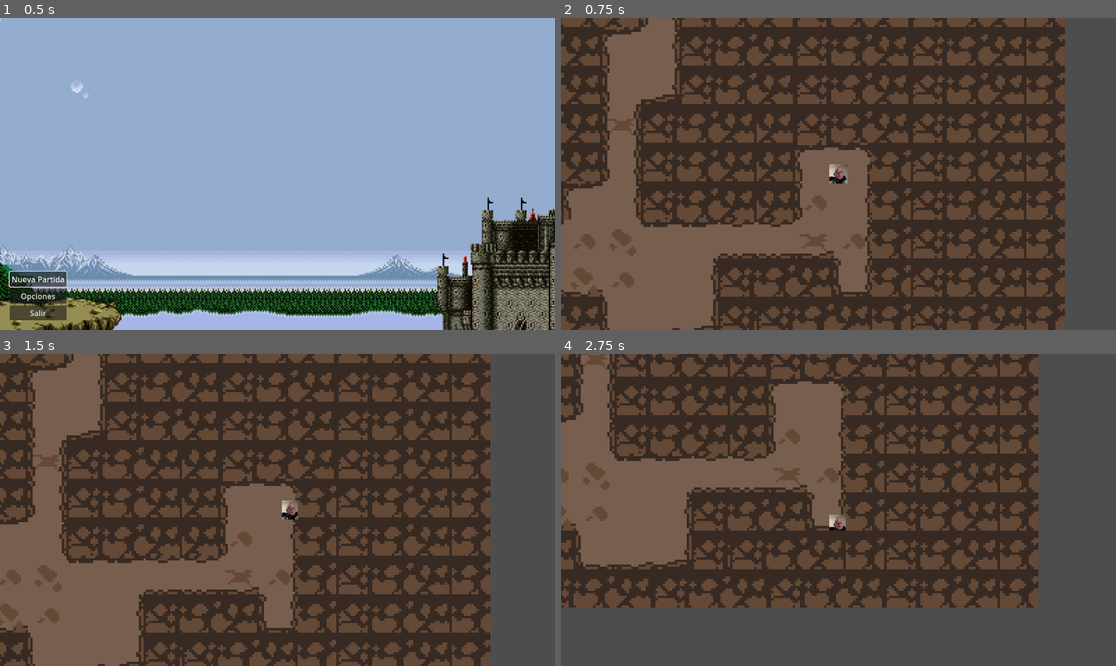
Above: before the commit, frames 1-4 (two rows, left to right).
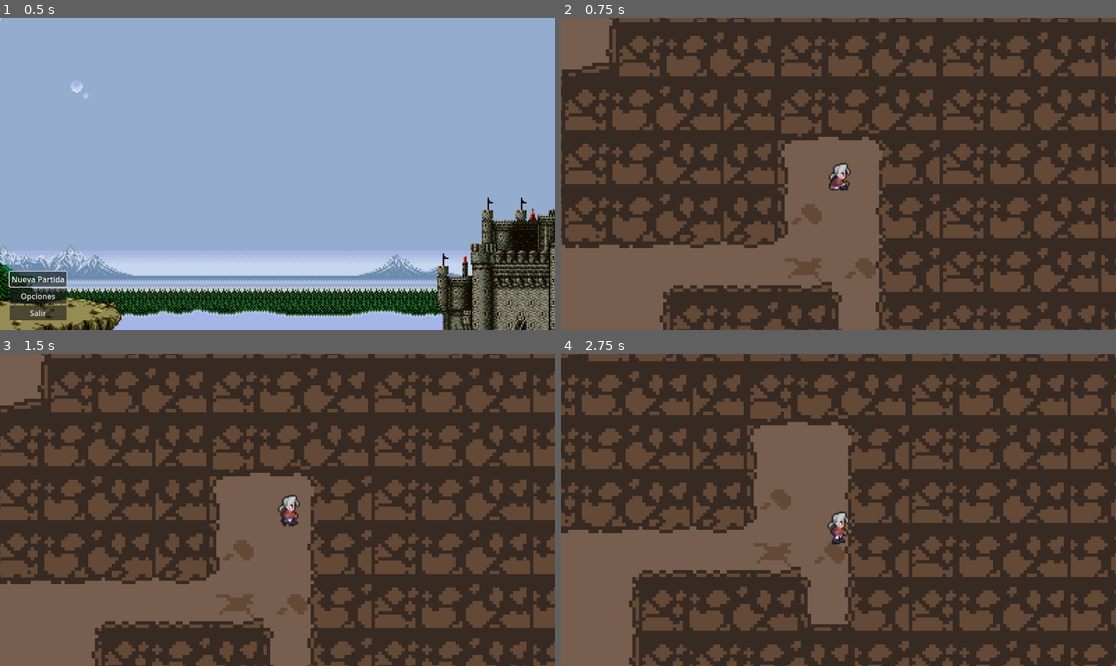
Above: after the commit, the same moments.

Repository: RubenArCol/proyecto_rpg_2024_25
Game: Godot game, scene res://recursos_proyecto_godot/maps/menu.tscn
Same seed, same stepped clock (60 frames per second), same inputs: the game is played once before the commit and once after it.
Inputs:
- Up to frame 1 (0.5 s): no input
- Up to frame 2 (0.75 s): click "Nueva Partida" at 0.5 s
- Up to frame 3 (1.5 s): tap Enter at 1.25 s; hold Right (right) from 1.28 s (still down); hold Space (interaction) from 1.28 s (still down)
- Up to frame 4 (2.75 s): release Right (right) at 2.03 s; release Space (interaction) at 2.03 s; hold S (down) from 2.03 s (still down); tap Space (interaction) at 2.1 s

Frame 1 is identical in both runs. In frame 2, 47% of the frame differs, in the area x 0-100%, y 0-100%; in frame 3, 47%; in frame 4, 54%.

Commit message:
feat/add sprite

Diff:
--- a/ffiii/recursos_proyecto_godot/player/character_body_2d.gd
+++ b/ffiii/recursos_proyecto_godot/player/character_body_2d.gd
@@ -1,11 +1,12 @@
 extends CharacterBody2D
 
 var direccion:Vector2 = Vector2.ZERO
-var velocidad:int = 100
+var velocidad:int = 30
 var movement:bool = true
 
-#add player's inventory
+# player's inventory
 @export var inv: Inv
+@onready var sprite_2d: AnimatedSprite2D = $Sprite2D
 
 func _ready() -> void:
 	var tp_nodes = get_tree().get_nodes_in_group("Teleports") # gets every tp in the group
@@ -16,15 +17,24 @@
 	if movement:
 		velocity = direccion * velocidad
 		direccion = Input.get_vector("left", "right", "up", "down") # direction
+
+		# animations
+		if direccion != Vector2.ZERO:
+			sprite_2d.play("run")
+			# player's looking direction
+			sprite_2d.flip_h = direccion.x < 0
+		else: # player idle
+			sprite_2d.play("idle")
 	else:
 		direccion = Vector2.ZERO # doesn't allow changing direction
 		velocity = Vector2.ZERO # doesn't allow movement
+		sprite_2d.play("idle") # Cuando no se puede mover, poner idle
 	move_and_slide()
 
 func toggle_movement():
-	movement = not movement # movement to false
+	movement = not movement # Toggle movement state
 	await wait(1.2)
-	movement = not movement # movement to true
+	movement = not movement # Toggle movement state back to true
 
 func wait(tiempo: float) -> void: # stack overflow ;3
 	var timer = Timer.new()  # new timer
--- a/ffiii/recursos_proyecto_godot/player/jugador.tscn
+++ b/ffiii/recursos_proyecto_godot/player/jugador.tscn
@@ -1,10 +1,52 @@
-[gd_scene load_steps=5 format=3 uid="uid://b7awi0tke1c0y"]
+[gd_scene load_steps=10 format=3 uid="uid://b7awi0tke1c0y"]
 
 [ext_resource type="Script" path="res://recursos_proyecto_godot/player/character_body_2d.gd" id="1_nhfuw"]
 [ext_resource type="Resource" uid="uid://clwhaptioqtlo" path="res://recursos_proyecto_godot/inventory/player_inventory.tres" id="2_3bpkq"]
-[ext_resource type="Texture2D" uid="uid://c5d823j3uvc03" path="res://recursos_proyecto_godot/graphics/characters/rubenco.png" id="2_ts8uc"]
+[ext_resource type="Texture2D" uid="uid://ct666nkkc78hf" path="res://recursos_proyecto_godot/graphics/characters/Mobile - Pictlogica Final Fantasy - Luneth.png" id="3_a5g4a"]
 
 [sub_resource type="RectangleShape2D" id="RectangleShape2D_7xfao"]
+size = Vector2(200, 300)
+
+[sub_resource type="AtlasTexture" id="AtlasTexture_yhy5k"]
+atlas = ExtResource("3_a5g4a")
+region = Rect2(0, 160, 32, 32)
+
+[sub_resource type="AtlasTexture" id="AtlasTexture_ifxsq"]
+atlas = ExtResource("3_a5g4a")
+region = Rect2(64, 160, 32, 32)
+
+[sub_resource type="AtlasTexture" id="AtlasTexture_hdmn3"]
+atlas = ExtResource("3_a5g4a")
+region = Rect2(96, 160, 32, 32)
+
+[sub_resource type="AtlasTexture" id="AtlasTexture_3rupa"]
+atlas = ExtResource("3_a5g4a")
+region = Rect2(64, 224, 32, 32)
+
+[sub_resource type="SpriteFrames" id="SpriteFrames_pvi6b"]
+animations = [{
+"frames": [{
+"duration": 1.0,
+"texture": SubResource("AtlasTexture_yhy5k")
+}],
+"loop": true,
+"name": &"idle",
+"speed": 5.0
+}, {
+"frames": [{
+"duration": 1.0,
+"texture": SubResource("AtlasTexture_ifxsq")
+}, {
+"duration": 1.0,
+"texture": SubResource("AtlasTexture_hdmn3")
+}, {
+"duration": 1.0,
+"texture": SubResource("AtlasTexture_3rupa")
+}],
+"loop": true,
+"name": &"run",
+"speed": 5.0
+}]
 
 [node name="jugador" type="Sprite2D"]
 
@@ -16,9 +58,11 @@
 [node name="CollisionShape2D" type="CollisionShape2D" parent="CharacterBody2D"]
 shape = SubResource("RectangleShape2D_7xfao")
 
-[node name="Sprite2D" type="Sprite2D" parent="CharacterBody2D"]
-texture = ExtResource("2_ts8uc")
+[node name="Sprite2D" type="AnimatedSprite2D" parent="CharacterBody2D"]
+scale = Vector2(20, 20)
+sprite_frames = SubResource("SpriteFrames_pvi6b")
+animation = &"idle"
 
 [node name="Camera2D" type="Camera2D" parent="CharacterBody2D"]
-zoom = Vector2(5, 5)
+zoom = Vector2(7, 7)
 position_smoothing_enabled = true
Binary file added: ffiii/recursos_proyecto_godot/graphics/characters/Mobile - Pictlogica Final Fantasy - Luneth.png
Not shown, added: ffiii/recursos_proyecto_godot/graphics/characters/Mobile - Pictlogica Final Fantasy - Luneth.png.import
Binary file added: ffiii/recursos_proyecto_godot/graphics/characters/sprite_char.png
Not shown, added: ffiii/recursos_proyecto_godot/graphics/characters/sprite_char.png.import
